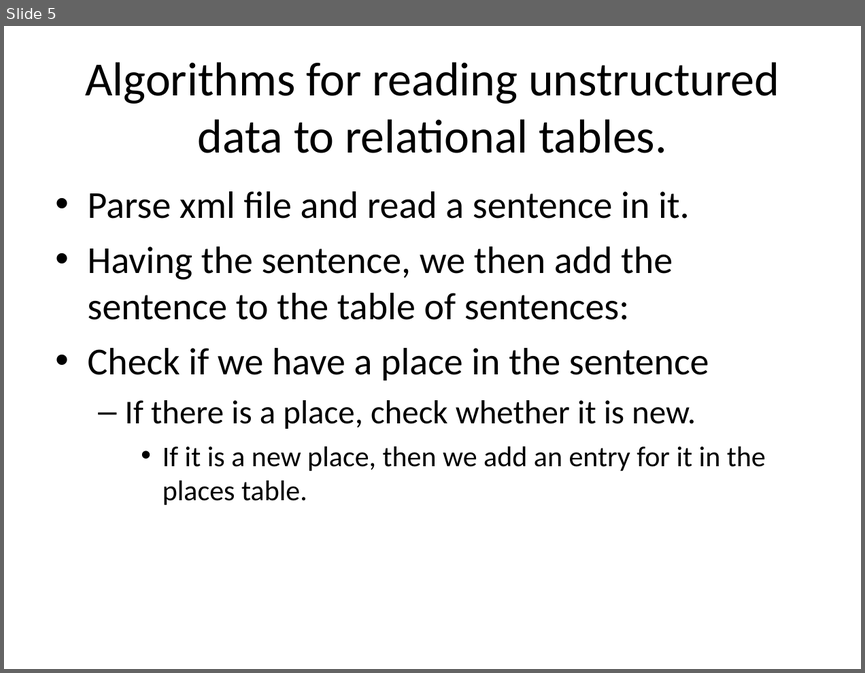
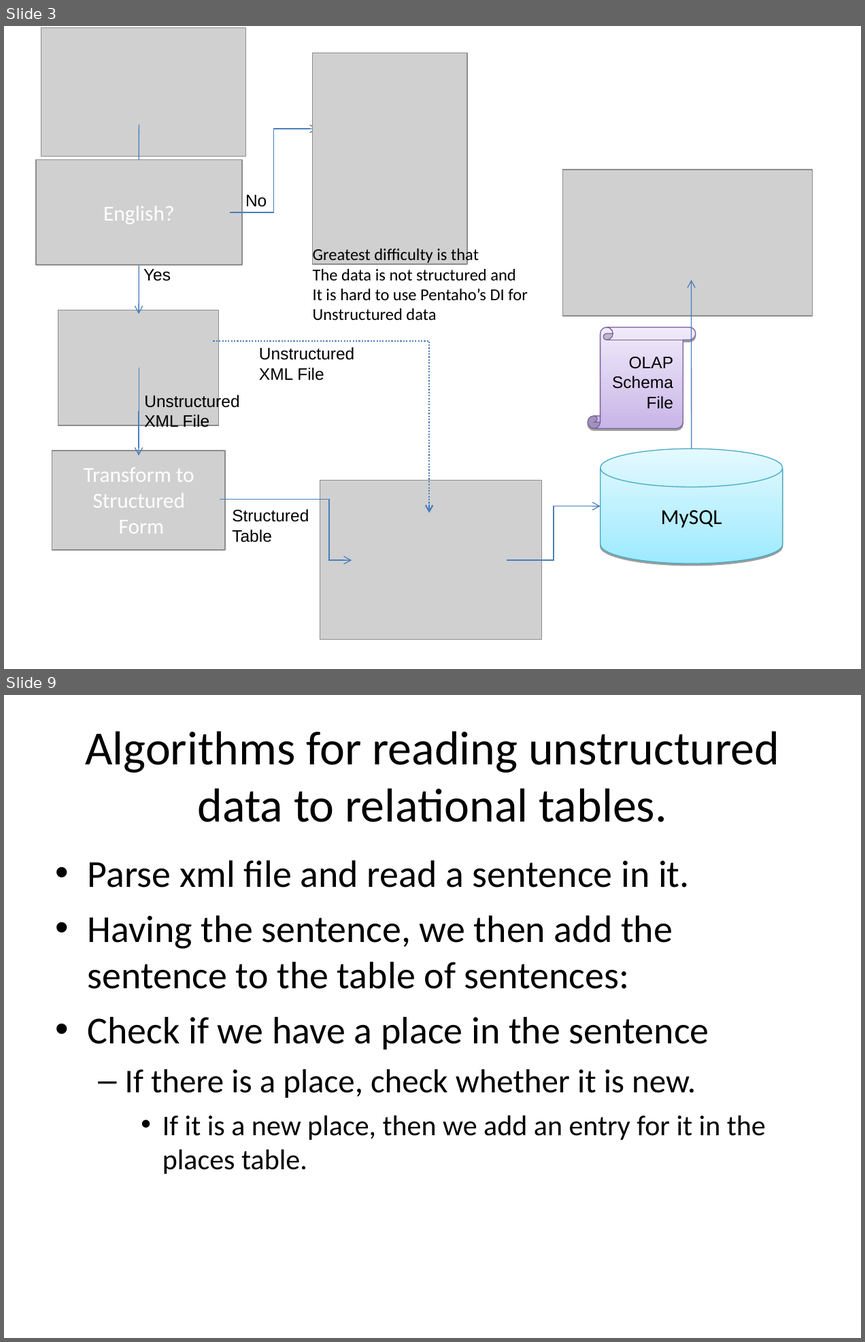
Before and after one commit to edvelezg/unb-dw, a slide deck: project/Presentation/Datawarehousing.ppt. Shown one above the other, each under a label of ours: slide 5 before the commit, slides 3 and 9 after it; the slides between them are not shown. The pictures are 865x673 and 865x1342 pixels, drawn with LibreOffice and Linux fonts; fonts in the diff are those of the drawing; grey boxes stand for pictures. Boxes give left, top, right and bottom in pixels: in the first picture for what was removed or moved away, otherwise in the second. Text is boxed around its words. In the diff, an @@ line names an element or a change of style, - is before the commit and + after.

```diff
--- a/project/Presentation/Datawarehousing.ppt
+++ b/project/Presentation/Datawarehousing.ppt
@@ slide 3 added at [4,26,861,669], background #FFFFFF @@
@@ picture added at [41,28,245,157] @@
@@ picture added at [313,53,468,264] @@
@@ arrow added from (139, 125) to (139, 172), #4A7EBB 0.74 pt @@
@@ elbow arrow added from (230, 213) to (317, 129), #4A7EBB 0.74 pt @@
@@ picture added at [36,160,242,265] @@
@@ picture added at [563,169,812,316] @@
@@ text added at [103,206,175,224], 18 pt, text #FFFFFF @@
+English?
@@ text added at [245,195,266,207], 14 pt, text #000000 @@
+No
@@ text added at [313,246,527,320], 14 pt, text #000000 @@
+Greatest difficulty is that
+The data is not structured and
+It is hard to use Pentaho’s DI for
+Unstructured data
@@ arrow added from (139, 253) to (139, 314), #4A7EBB 0.74 pt @@
@@ text added at [143,269,171,281], 14 pt, text #000000 @@
+Yes
@@ arrow added from (691, 448) to (691, 280), #4A7EBB 0.74 pt @@
@@ picture added at [58,310,218,425] @@
@@ vertical scroll added at [587,327,696,428], fill gradient #C9B5E8 to #F0EAF9, outline #7D60A0 0.74 pt @@
@@ elbow arrow added from (213, 340) to (429, 513), #4A7EBB 1.25 pt dashed @@
@@ text added at [259,347,354,380], 14 pt, text #000000 @@
+Unstructured
+XML File
@@ elbow arrow added from (139, 368) to (139, 455), #4A7EBB 0.74 pt @@
@@ text added at [612,356,673,409], 14 pt, text #000000 @@
+OLAP
+Schema
+File
@@ text added at [144,393,239,431], 14 pt, text #000000 @@
+Unstructured
+XML File
@@ picture added at [52,450,225,550] @@
@@ cylinder added at [600,448,783,563], fill gradient #9EEAFF to #E4F9FF, outline #46AAC5 0.74 pt, 18 pt, text #000000 @@
+MySQL
@@ text added at [84,467,194,533], 18 pt, text #FFFFFF @@
+Transform to Structured
+Form
@@ picture added at [320,480,542,639] @@
@@ elbow arrow added from (220, 499) to (352, 560), #4A7EBB 0.74 pt @@
@@ text added at [232,509,309,542], 14 pt, text #000000 @@
+Structured
+Table
@@ elbow arrow added from (507, 560) to (600, 506), #4A7EBB 0.74 pt @@
@@ what was slide 5 is now slide 9 @@
```
Also in this commit, not shown: 11 other slides added, 3 slides removed.
